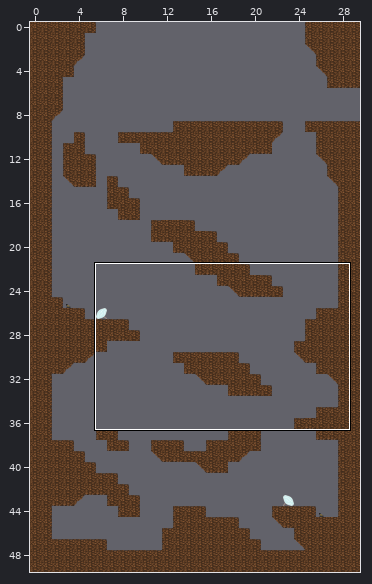
Tiled map, stored at android/assets/level4.tmx. Above, an overview of the earlier version with the close-up marked.
Close-up. Earlier state:
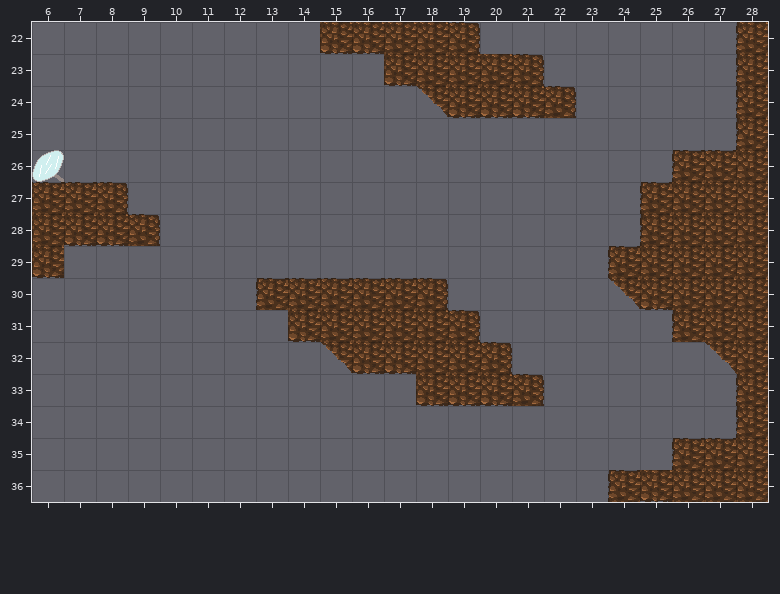
Cells are 32x32 px. Shown: x 6..28, y 22..36.
New version:
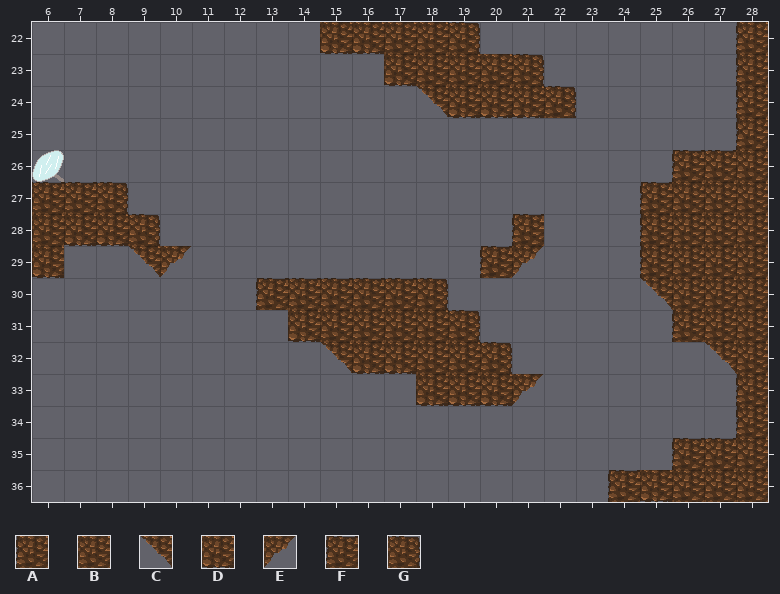
Key: from "tileset_cave": A 4, B 5, C 8, D 9, E 10, F 12, G 13.
_ is an empty cell.
Tiles replaced or removed in this view: B, C, D, F, G.
Changes in this commit:
Changed rows in their new state; . is an unchanged cell.
Layer "Kachelebene 1":
first column x 9:
28 ............F....
29 CE.........FE.._A
30 ..............._C
33 ............E....
